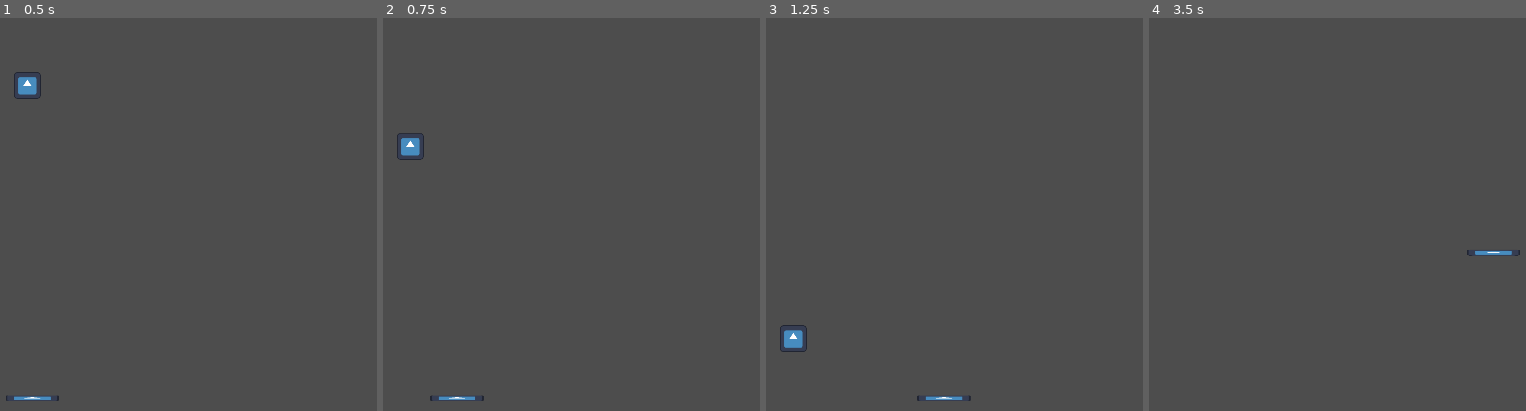
Above: before the commit, frames 1-4 (left to right).
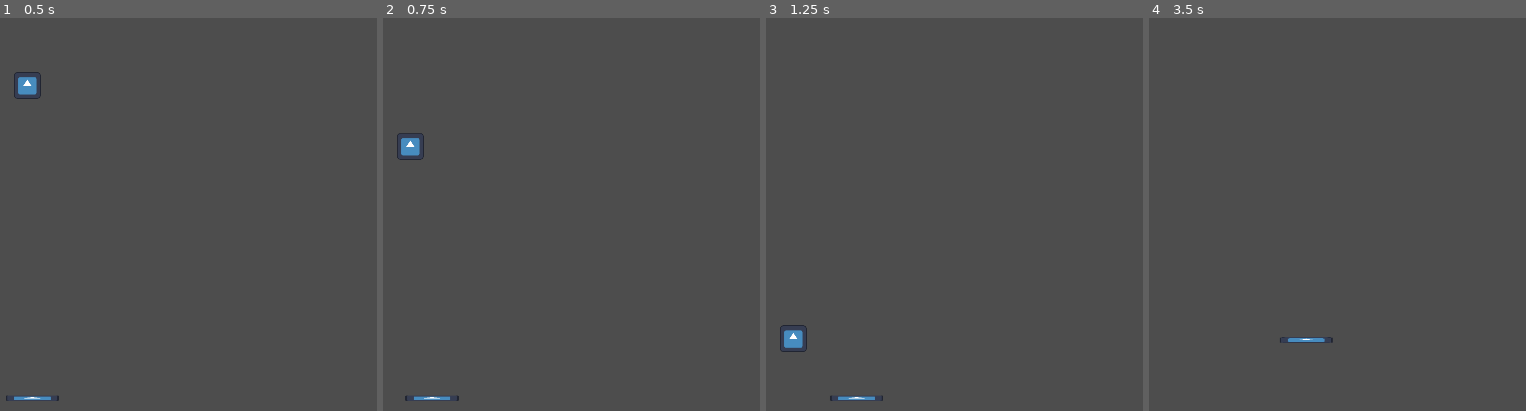
Above: after the commit, the same moments.

Repository: LuK4s09/BalanceBots
Game: Godot game, scene res://main.tscn
The game is run twice, just before and just after one commit, with the same random seed, the same clock (stepped at 60 frames per second) and the same inputs. The engine's default icon, where the game draws it, is replaced by a stand-in: a white triangle on a blue panel in a dark square.
Inputs:
- Up to frame 1 (0.5 s): no input
- Up to frame 2 (0.75 s): hold Right (ui_right) from 0.53 s (still down)
- Up to frame 3 (1.25 s): keep holding Right (ui_right)
- Up to frame 4 (3.5 s): release Right (ui_right) at 1.28 s; hold Down (ui_down) 1.28-2.03 s; tap Enter at 2 s; hold Right (ui_right) 2.03-2.78 s; tap Space at 2.75 s; hold Up (ui_up) from 2.78 s (still down)

Frame 1 is identical in both runs. In frame 2, 0.2% of the frame differs, in the area x 5-27%, y 96-98%; in frame 3, 0.2%; in frame 4, 0.3%, in the area x 34-99%, y 59-83%.

Commit message:
changed movement

Diff:
--- a/Bot.gd
+++ b/Bot.gd
@@ -1,21 +1,24 @@
 extends CharacterBody2D
 
-var SPEED = 500.0
+var SPEED = 200.0
 var min_y_position = 970
 
 func _physics_process(delta):
-	velocity.x = 0
-	velocity.y = 0
-	#Input for left & right movement
+	var input_dir = Vector2.ZERO
+
+	if Input.is_action_pressed("ui_right"):
+		input_dir.x += 1
 	if Input.is_action_pressed("ui_left"):
-		velocity.x -= SPEED
-	if Input.is_action_pressed("ui_right"):
-		velocity.x += SPEED
+		input_dir.x -= 1
+	if Input.is_action_pressed("ui_down"):
+		input_dir.y += 1
 	if Input.is_action_pressed("ui_up"):
-		velocity.y -= SPEED
-	if Input.is_action_pressed("ui_down"):
-		velocity.y += SPEED
+		input_dir.y -= 1
 
+	input_dir = input_dir.normalized()
+	velocity = input_dir * SPEED
+
+	#move_and_slide()
 
 	# min height
 	if position.y > min_y_position:
--- a/Package.gd
+++ b/Package.gd
@@ -2,9 +2,8 @@
 
 # Called when the node enters the scene tree for the first time.
 func _ready():
-	pass
-	#prevents package from freezing in air
-	#can_sleep = false
+	can_sleep = false #prevents packages from freezing in air
+
 
 # Called every frame. 'delta' is the elapsed time since the previous frame.
 func _process(delta):
--- a/main.tscn
+++ b/main.tscn
@@ -6,6 +6,8 @@
 
 [sub_resource type="RectangleShape2D" id="RectangleShape2D_i3l3m"]
 size = Vector2(128, 16)
+
+[sub_resource type="PhysicsMaterial" id="PhysicsMaterial_jdf7t"]
 
 [sub_resource type="RectangleShape2D" id="RectangleShape2D_pmq1d"]
 size = Vector2(64, 64)
@@ -18,7 +20,6 @@
 [node name="Bot" type="CharacterBody2D" parent="."]
 position = Vector2(914, 970)
 collision_layer = 3
-collision_mask = 3
 motion_mode = 1
 platform_on_leave = 1
 script = ExtResource("1_2616l")
@@ -36,6 +37,8 @@
 [node name="Package" type="RigidBody2D" parent="."]
 collision_layer = 2
 collision_mask = 2
+mass = 2.4
+physics_material_override = SubResource("PhysicsMaterial_jdf7t")
 script = ExtResource("3_6ldhq")
 
 [node name="BigPackage" type="CollisionShape2D" parent="Package"]
Not shown: 1 places in main.tscn that only renumber resources
